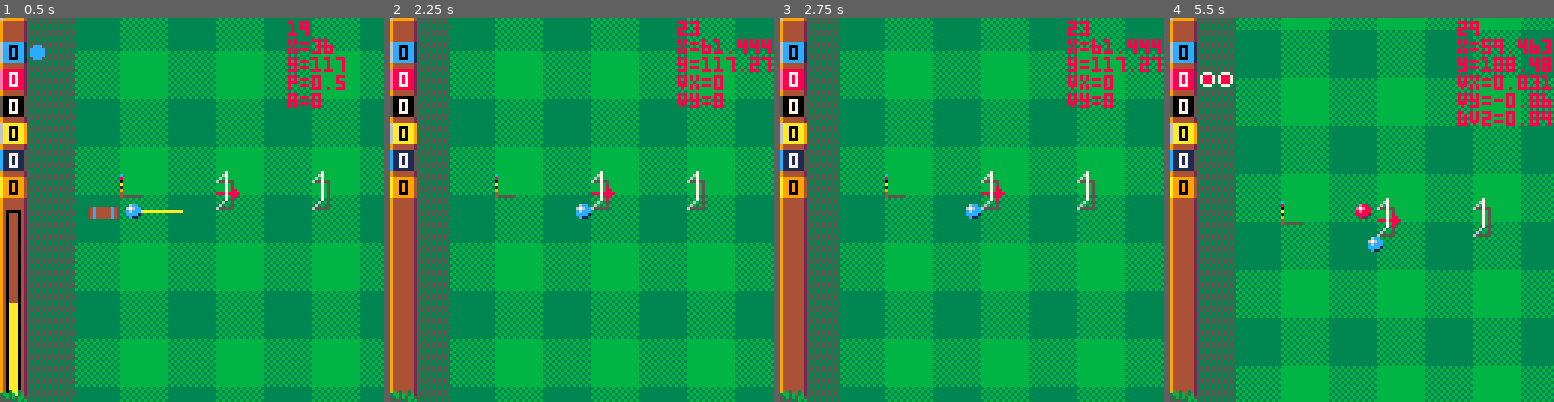
Above: before the commit, frames 1-4 (left to right).
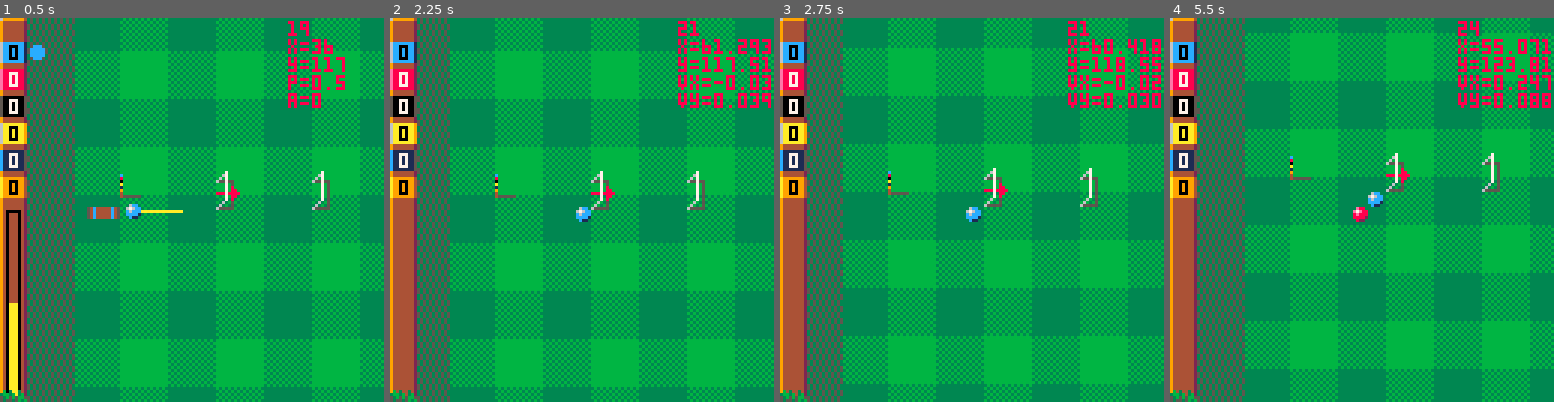
Above: after the commit, the same moments.

Repository: Joeltronics/croqu-8
Game: PICO-8 cartridge croquet.p8
Two runs of this game, one before a commit and one after it. Both use one fixed random seed, a clock stepped at 60 frames per second and the inputs below.
Inputs:
- Up to frame 1 (0.5 s): tap X (X key) at 0.33 s
- Up to frame 2 (2.25 s): tap O (Z key) at 0.7, 1.7, 2.1 s; tap X (X key) at 1.07, 1.85 s; hold Right 1.6-2.1 s; hold Up from 2.15 s (still down)
- Up to frame 3 (2.75 s): release Up at 2.42 s; hold Right from 2.47 s (still down); tap O (Z key) at 2.5 s
- Up to frame 4 (5.5 s): tap O (Z key) every 0.4 s from 2.9 to 5.3 s; tap X (X key) at 2.97, 4.08, 5.2 s; release Right at 3.03 s; hold Left 3.08-3.58 s; hold Down 3.63-3.97 s; hold Right 4.02-4.68 s; hold Up 4.73-5.03 s; hold Left from 5.08 s (still down)

Frame 1 is identical in both runs. In frame 2, 0.8% of the frame differs, in the area x 48-100%, y 0-54%; in frame 3, 6.9%; in frame 4, 40%, in the area x 7-100%, y 0-100%.

Commit message:
Fix pole & wicket collisions

Diff:
--- a/croquet.p8
+++ b/croquet.p8
@@ -51,6 +51,7 @@
 	{W1X, CY, reverse=true, hidden=true},
 	{PX, CY, reverse=true, pole=true, hidden=true},
 }
+WICKET_COLLISION_POINTS = {}  -- Populated at init
 
 --
 -- Physics consts
@@ -68,8 +69,8 @@
 V2_STOP_THRESH = 1/1024
 
 VELOCITY_REDUCE_BALL_COLLISION = 1 - 1/64
-VELOCITY_REDUCE_POLE_COLLISION = 1 - 1/64
-VELOCITY_REDUCE_WICKET_COLLISION = 1 - 1/8
+VELOCITY_REDUCE_POLE_COLLISION = 0.5
+VELOCITY_REDUCE_WICKET_COLLISION = 0.25
 
 BALL_STOP_RANDOM_MOVEMENT = 0.25
 
@@ -120,6 +121,7 @@
 
 last_dv2 = nil
 
+debug_pause_physics = false
 debug_no_draw_tops = false
 debug_draw_primitives = false
 debug_increase_shot_pointer_length = false
@@ -193,16 +195,10 @@
 	end
 end
 
-function play_sound_wicket_collision(wicket, ball)
-	local v2 = ball.vx*ball.vx + ball.vy*ball.vy
-
-	-- HACK: can get multiple collisions in a row, gate them to max 1 per second per ball
-	local now = time()
-	local time_ago = now - (ball.last_wicket_collision_time or 0)
-	if (0 <= time_ago and time_ago < 1) return
-	ball.last_wicket_collision_time = now
-
-	if wicket.pole then
+function play_sound_wicket_collision(ball, is_pole)
+	-- local v2 = ball.vx*ball.vx + ball.vy*ball.vy
+
+	if is_pole then
 		sfx(4)
 		sfx(5)
 	else
@@ -241,7 +237,7 @@
 
 	local d = sqrt(d2)
 
-	local overlap = max(0, BALL_D + 1 - d) / d
+	local overlap = max(0, BALL_D + 0.25 - d) / d
 
 	return overlap, d
 end
@@ -273,8 +269,8 @@
 				b2.x -= dx*push
 				b2.y -= dy*push
 
-				add(b1.collisions, {b2.x, b2.y})
-				add(b2.collisions, {b1.x, b1.y})
+				local coll1 = {x=b2.x, y=b2.y}
+				local coll2 = {x=b1.x, y=b1.y}
 
 				if (b1 == current_player.ball or b2 == current_player.ball) current_player_ball_collision()
 
@@ -282,6 +278,9 @@
 				if moving_cooldown > 0 then
 
 					local nx, ny = dy / d, -dx / d
+
+					coll1.nx, coll1.ny = nx, ny
+					coll2.nx, coll2.ny = nx, ny
 
 					b1.vx *= VELOCITY_REDUCE_BALL_COLLISION
 					b1.vy *= VELOCITY_REDUCE_BALL_COLLISION
@@ -300,11 +299,65 @@
 					b2.vx += -dd2x + dd1x
 					b2.vy += -dd2y + dd1y
 				end
+
+				add(b1.collisions, coll1)
+				add(b2.collisions, coll2)
 			end
 		end
 	end
 
 	return any_collisions
+end
+
+function check_wicket_collision(ball, w, dx, dy, d2)
+	assert(d2 >= 0, 'd2=' .. d2)
+
+	local d = sqrt(d2)
+	local push = max(0, BALL_POLE_D + 0.25 - d) / d
+
+	if (push <= 0) return false
+
+	local coll = {x=w.x, y=w.y}
+
+	ball.x += dx*push
+	ball.y += dy*push
+
+	if moving_cooldown > 0 then
+		play_sound_wicket_collision(ball, w.pole)
+
+		local nx, ny = dx / d, dy / d
+		coll.nx, coll.ny = nx, ny
+
+		assert(
+			-1.01 < nx and nx < 1.01 and -1.01 < ny and ny < 1.01,
+			'dx=' .. dx ..
+			',dy=' .. dy ..
+			',d2=' .. d2 ..
+			',d=' .. d ..
+			',nx=' .. nx ..
+			',ny=' .. ny
+		)
+
+		local vel_reduce = VELOCITY_REDUCE_WICKET_COLLISION
+		if (w.pole) vel_reduce = VELOCITY_REDUCE_POLE_COLLISION
+
+		coll.vx_before, coll.vy_before = ball.vx, ball.vy
+
+		ball.vx *= vel_reduce
+		ball.vy *= vel_reduce
+
+		local vx, vy = ball.vx, ball.vy
+		local v_dot_n = vx * nx + vy * ny
+
+		ball.vx -= 2 * v_dot_n * nx
+		ball.vy -= 2 * v_dot_n * ny
+
+		coll.vx_after, coll.vy_after = ball.vx, ball.vy
+	end
+
+	add(ball.collisions, coll)
+
+	return true
 end
 
 function wicket_collisions()
@@ -315,71 +368,20 @@
 		local ball = player.ball
 		if ball then
 			local bx, by = ball.x, ball.y
-			for wicket_idx = 1,#WICKETS do
-				local w = WICKETS[wicket_idx]
-
-				local wx = w[1]
-
-				local y_offs, vel_reduce
-				if w.pole then
-					y_offs = {0}
-					vel_reduce = VELOCITY_REDUCE_POLE_COLLISION
-				else
-					y_offs = {-5, 4}
-					vel_reduce = VELOCITY_REDUCE_WICKET_COLLISION
-				end
-
-				for y_off in all(y_offs) do
-					local wy = w[2] + y_off
-
-					local dx, dy, d2 = bx - wx, by - wy
-
-					if (abs(dx) + abs(dy) <= 127) d2 = dx*dx + dy*dy
-
-					if d2 and d2 <= BALL_POLE_D2 then
-						assert(d2 >= 0, 'd2=' .. d2)
-
-						local d = sqrt(d2)
-						local push = max(0, BALL_POLE_D - d)
-
-						if push > 0 then
-							any_collisions = true
-
-							add(ball.collisions, {wx, wy})
-
-							ball.x += dx*push
-							ball.y += dy*push
-
-							if moving_cooldown > 0 then
-								play_sound_wicket_collision(w, ball)
-
-								local nx, ny = dy / d, -dx / d
-
-								assert(
-									-1.01 < nx and nx < 1.01 and -1.01 < ny and ny < 1.01,
-									'dx=' .. dx ..
-									',dy=' .. dy ..
-									',d2=' .. d2 ..
-									',d=' .. d ..
-									',nx=' .. nx ..
-									',ny=' .. ny
-								)
-
-								ball.vx *= vel_reduce
-								ball.vy *= vel_reduce
-
-								local vx, vy = ball.vx, ball.vy
-								local v_dot_n = vx * nx + vy * ny
-
-								ball.vx -= 2 * v_dot_n * nx
-								ball.vy -= 2 * v_dot_n * ny
-							end
-						end
-
-						if w.pole and wicket_idx == player.last_wicket_idx + 1 then
-							score_wicket(player)
-						end
-
+			for w in all(WICKET_COLLISION_POINTS) do
+
+				local dx, dy, d2 = bx - w.x, by - w.y
+				if (abs(dx) + abs(dy) <= 127) d2 = dx*dx + dy*dy
+
+				if d2 and d2 <= BALL_POLE_D2 then
+					assert(d2 >= 0, 'd2=' .. d2)
+
+					if not w.hidden then
+						if (check_wicket_collision(ball, w, dx, dy, d2)) any_collisions = true
+					end
+
+					if w.pole and w.idx == player.last_wicket_idx + 1 then
+						score_wicket(player)
 					end
 				end
 			end
@@ -420,8 +422,8 @@
 
 				if overlap > 0 then
 					any_collisions = true
-					add(ball.collisions, {b2.x, b2.y})
-					add(b2.collisions, {ball.x, ball.y})
+					add(ball.collisions, {x=b2.x, y=b2.y})
+					add(b2.collisions, {x=ball.x, y=ball.y})
 					ball.x += dx*overlap
 					ball.y += dy*overlap
 				end
@@ -525,8 +527,28 @@
 	resolve_all_static_collisions_for_ball(player.ball)
 end
 
+function add_wicket_collision_points(idx, wicket)
+	if wicket.pole then
+		add(WICKET_COLLISION_POINTS, { x=wicket[1], y=wicket[2], idx=idx, pole=true, hidden=wicket.hidden })
+	else
+		add(WICKET_COLLISION_POINTS, { x=wicket[1], y=wicket[2] - 5, idx=idx, hidden=wicket.hidden })
+		add(WICKET_COLLISION_POINTS, { x=wicket[1], y=wicket[2] + 4, idx=idx, hidden=wicket.hidden })
+	end
+end
+
 function _init()
-	players, balls = {}, {}
+	players, balls, WICKET_COLLISION_POINTS = {}, {}, {}
+
+	-- Add hidden wickets first
+	for idx = 1,#WICKETS do
+		local wicket = WICKETS[idx]
+		if (wicket.hidden) add_wicket_collision_points(idx, wicket)
+	end
+	for idx = 1,#WICKETS do
+		local wicket = WICKETS[idx]
+		if (not wicket.hidden) add_wicket_collision_points(idx, wicket)
+	end
+
 	for palette in all(PALETTES) do
 		add(players, {
 			palette=palette,
@@ -601,6 +623,7 @@
 		if (key == '1') debug_draw_primitives = not debug_draw_primitives
 		if (key == '2') debug_increase_shot_pointer_length = not debug_increase_shot_pointer_length
 		if (key == '3') debug_no_draw_tops = not debug_no_draw_tops
+		if (key == '=') debug_pause_physics = not debug_pause_physics
 
 		if moving_cooldown <= 0 then
 
@@ -629,50 +652,54 @@
 	if (op and moving_cooldown <= 0) launch_ball()
 
 	if moving_cooldown > 0 then
-		-- Process physics
-
-		moving_cooldown -= 1
-
-		-- TODO optimization: keep a list of moving players, only iterate those
-		-- TODO optimization: when looping through each ball, make a list of close players & wickets
-		-- (with simpler check, e.g. abs(dx)+abs(dy)), then these are the only ones that get checked for collisions
-
-		for ball in all(balls) do
-			ball.x_prev = ball.x
-			ball.y_prev = ball.y
-			ball.collisions = {}
-		end
-
-		for idx=1,COLLISION_CHECK_DIVISIONS do
+
+		if (not debug_pause_physics) or op then
+
+			-- Process physics
+
+			moving_cooldown -= 1
+
+			-- TODO optimization: keep a list of moving players, only iterate those
+			-- TODO optimization: when looping through each ball, make a list of close players & wickets
+			-- (with simpler check, e.g. abs(dx)+abs(dy)), then these are the only ones that get checked for collisions
+
+			for ball in all(balls) do
+				ball.x_prev = ball.x
+				ball.y_prev = ball.y
+				ball.collisions = {}
+			end
+
+			for idx=1,COLLISION_CHECK_DIVISIONS do
+				for ball in all(balls) do
+					if ball.vx != 0 or ball.vy != 0 then
+						ball.x += ball.vx / COLLISION_CHECK_DIVISIONS
+						ball.y += ball.vy / COLLISION_CHECK_DIVISIONS
+					end
+				end
+				if (collisions()) moving_cooldown = MOVING_COOLDOWN_FRAMES
+			end
+
 			for ball in all(balls) do
 				if ball.vx != 0 or ball.vy != 0 then
-					ball.x += ball.vx / COLLISION_CHECK_DIVISIONS
-					ball.y += ball.vy / COLLISION_CHECK_DIVISIONS
+
+					local drag = DRAG
+					if (ball.x < ROUGH or ball.y < ROUGH or ball.x >= WIDTH-ROUGH or ball.y >= HEIGHT-ROUGH) drag = DRAG_ROUGH
+
+					ball.vx *= drag
+					ball.vy *= drag
+
+					local v2 = ball.vx*ball.vx + ball.vy*ball.vy
+					if (v2 <= V2_STOP_THRESH) then
+						-- Stop ball
+
+						-- Move ball slightly when it stops
+						-- TODO: Add ball spin, and make this depend on it
+						ball.x = round(ball.x + rnd(2*BALL_STOP_RANDOM_MOVEMENT) - BALL_STOP_RANDOM_MOVEMENT)
+						ball.y = round(ball.y + rnd(2*BALL_STOP_RANDOM_MOVEMENT) - BALL_STOP_RANDOM_MOVEMENT)
+						ball.vx, ball.vy = 0, 0
+					end
+					moving_cooldown = MOVING_COOLDOWN_FRAMES
 				end
-			end
-			if (collisions()) moving_cooldown = MOVING_COOLDOWN_FRAMES
-		end
-
-		for ball in all(balls) do
-			if ball.vx != 0 or ball.vy != 0 then
-
-				local drag = DRAG
-				if (ball.x < ROUGH or ball.y < ROUGH or ball.x >= WIDTH-ROUGH or ball.y >= HEIGHT-ROUGH) drag = DRAG_ROUGH
-
-				ball.vx *= drag
-				ball.vy *= drag
-
-				local v2 = ball.vx*ball.vx + ball.vy*ball.vy
-				if (v2 <= V2_STOP_THRESH) then
-					-- Stop ball
-
-					-- Move ball slightly when it stops
-					-- TODO: Add ball spin, and make this depend on it
-					ball.x = round(ball.x + rnd(2*BALL_STOP_RANDOM_MOVEMENT) - BALL_STOP_RANDOM_MOVEMENT)
-					ball.y = round(ball.y + rnd(2*BALL_STOP_RANDOM_MOVEMENT) - BALL_STOP_RANDOM_MOVEMENT)
-					ball.vx, ball.vy = 0, 0
-				end
-				moving_cooldown = MOVING_COOLDOWN_FRAMES
 			end
 		end
 
@@ -956,23 +983,36 @@
 	pal()
 
 	if debug_draw_primitives then
-		for w in all(WICKETS) do
-			if w.pole then
-				pset(w[1], w[2], 8)
-			else
-				pset(w[1], w[2] - 5, 9)
-				pset(w[1], w[2] + 4, 9)
-			end
+		for ball in all(balls) do
+			line_round(
+				ball.x,
+				ball.y,
+				ball.x + 30*ball.vx,
+				ball.y + 30*ball.vy,
+				11)
 		end
 
 		for ball in all(balls) do
 			for coll in all(ball.collisions) do
-				line_round(
-					ball.x, ball.y,
-					coll[1], coll[2],
-					11
-				)
-			end
+
+				-- Normal: orange
+				if (coll.nx) line_round(ball.x, ball.y, ball.x + 16*coll.nx, ball.y + 16*coll.ny, 9)
+
+				-- v before: blue
+				if (coll.vx_before) line_round(ball.x, ball.y, ball.x - 30 * coll.vx_before, ball.y - 30*coll.vy_before, 12)
+
+				-- v after: red
+				if (coll.vx_after) line_round(ball.x, ball.y, ball.x + 30 * coll.vx_after, ball.y + 30*coll.vy_after, 8)
+
+				line_round(ball.x, ball.y, coll.x, coll.y, 14)
+			end
+		end
+
+		for w in all(WICKET_COLLISION_POINTS) do
+			local col = 9
+			if (w.pole) col = 8
+			if (w.hidden) col = 6
+			pset(w.x, w.y, col)
 		end
 	end
 
@@ -988,7 +1028,13 @@
 	--
 
 	if DEBUG then
+
+		if debug_pause_physics then
+			print_centered('paused', 64, 0, 8)
+		end
+
 		cursor(96, 1, 8)
+
 		-- print('mem:' .. stat(0))
 		local cpu = stat(1)
 		-- local cpu_draw = cpu - cpu_update
